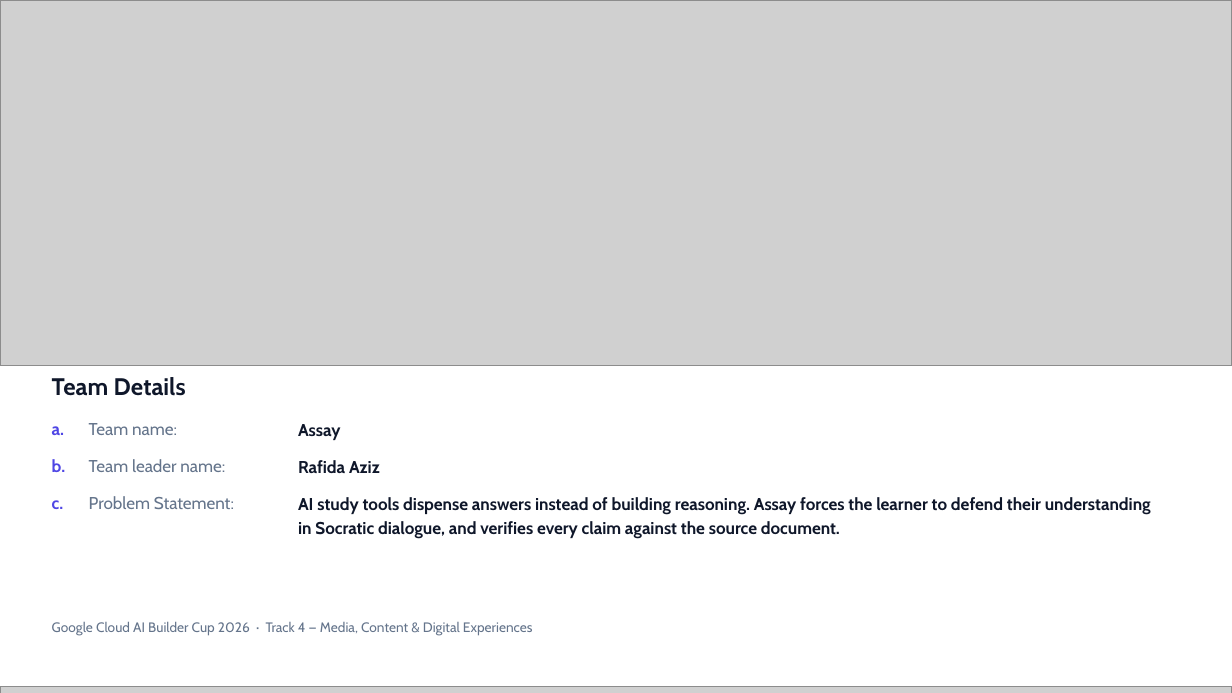
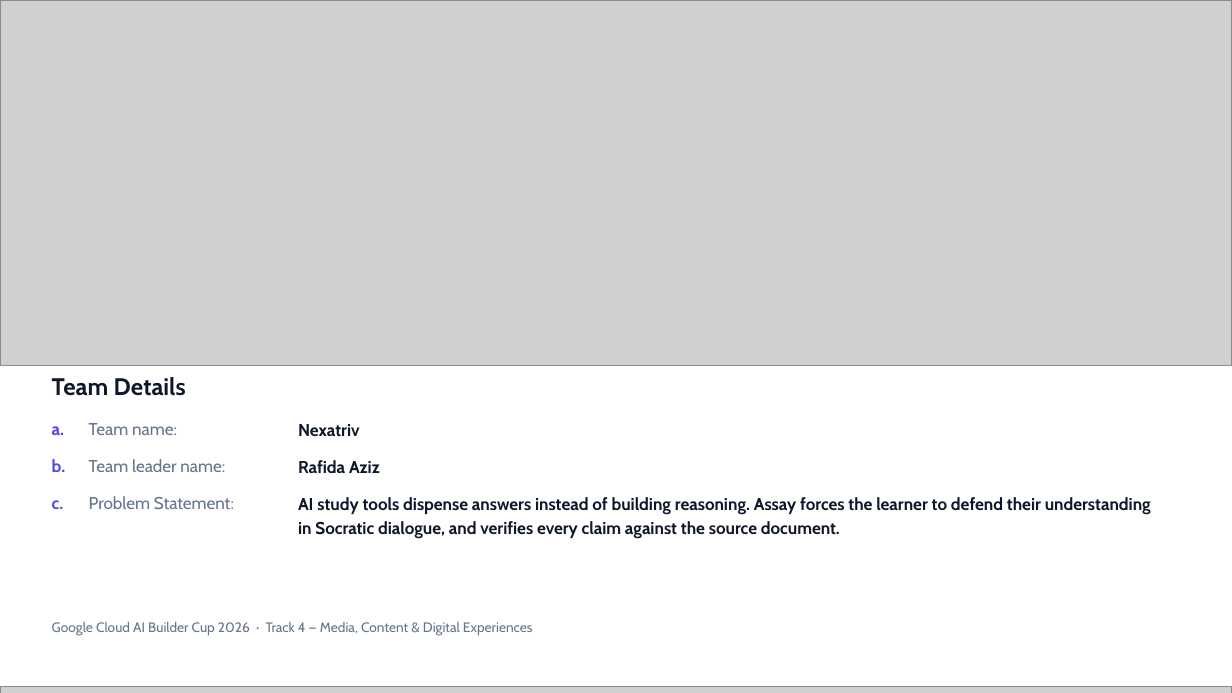
Before and after one commit to rafidaaziz23/assay, a slide deck: slide 1 of docs/submission/Assay-AI-Builder-Cup.pptx. Drawn at 1232x693 pixels with LibreOffice and Linux fonts; fonts in the diff are those of the drawing; grey boxes stand for pictures. Boxes give left, top, right and bottom in pixels: in the first picture for what was removed or moved away, otherwise in the second. Text is boxed around its words. In the diff, an @@ line names an element or a change of style, - is before the commit and + after.

Commit message:
fix(deck): team name is Nexatriv, not Assay
Assay is the product; Nexatriv is the team. The deck conflated them in the two
places the organizer template asks about the team.

  slide 1   "a. Team name: Assay"            -> Nexatriv
  slide 14  "Team: Assay — Rafida Aziz ..."  -> "Team: Nexatriv — Rafida Aziz ..."

Left alone: every product reference still says Assay (7 mentions), including the
problem statement and the tech-stack line. Only the team identity changed.

Verified: "Team name: Nexatriv" and "Nexatriv — Rafida Aziz" present, no
"Team name: Assay" or "Team: Assay" remaining, shape counts unchanged (idempotent),
one [ISI:] placeholder left for the demo video.

```diff
--- a/docs/submission/Assay-AI-Builder-Cup.pptx
+++ b/docs/submission/Assay-AI-Builder-Cup.pptx
@@ text at [298,424,360,437]: text changed @@
-Assay
+Nexatriv
```
Also in this commit, not shown: 1 other slide changed, 1 other file.
